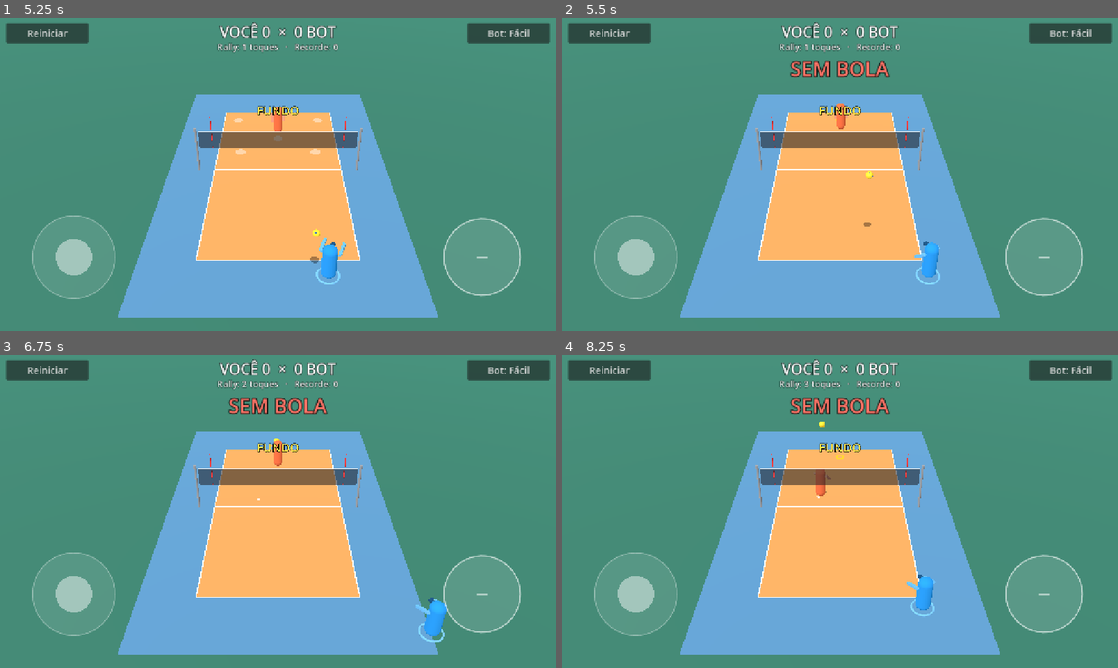
Above: before the commit, frames 1-4 (two rows, left to right).
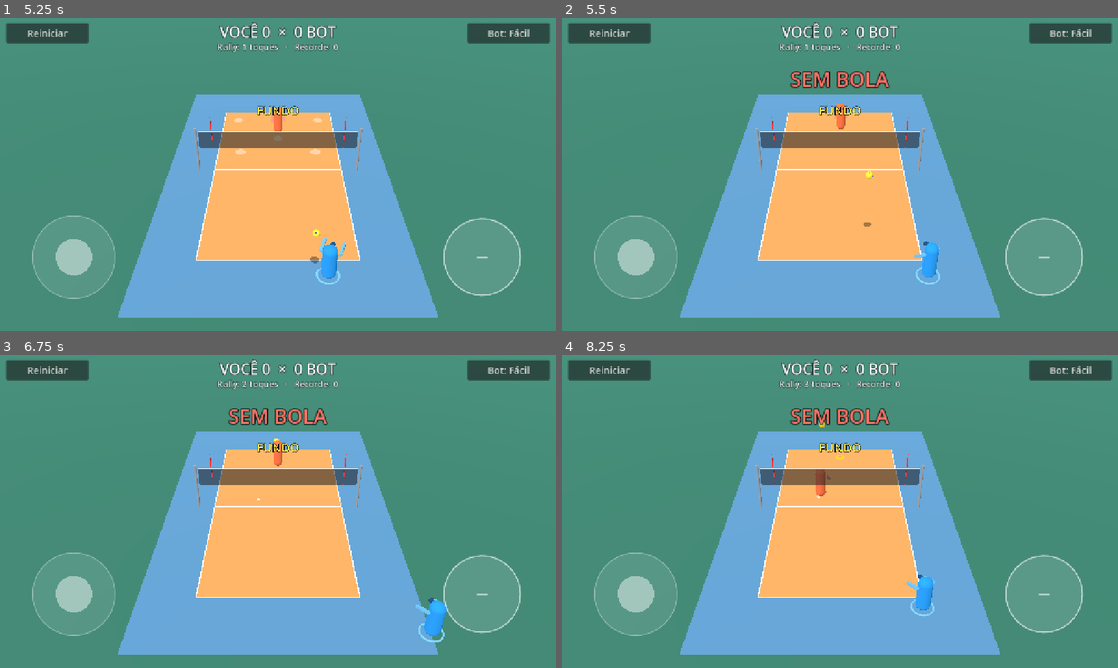
Above: after the commit, the same moments.

Repository: viniciolimadev/v-slash
Game: Godot game, scene res://scenes/main.tscn
Two runs of this game, one before a commit and one after it. Both use one fixed random seed, a clock stepped at 60 frames per second and the inputs below.
Inputs (mouse positions are in pixels of both pictures, inside the frame that each line leads up to):
- Up to frame 1 (5.25 s): click "Reiniciar" at 0.5 s; click "Reiniciar" at 1.25 s; click "Reiniciar" at 2 s; click "Bot: Fácil" at 2.75 s; click "Bot: Médio" at 3.5 s; click "Bot: Difícil" at 4.25 s; tap Enter at 5 s; move the mouse to (400, 158) at 5.02 s; hold D (move_right) from 5.03 s (still down); tap J at 5.1 s; click (400, 158) at 5.17 s
- Up to frame 2 (5.5 s): keep holding D (move_right); tap Space at 5.27 s
- Up to frame 3 (6.75 s): release D (move_right) at 5.75 s; drag from (166, 527) to (250, 574) at 5.77 s; move the mouse to (333, 442) at 6.52 s; hold D (move_right) from 6.53 s (still down); tap J at 6.6 s
- Up to frame 4 (8.25 s): release D (move_right) at 7.25 s; drag from (812, 574) to (673, 464) at 7.27 s; move the mouse to (1006, 558) at 8.02 s; hold A (move_left) from 8.03 s (still down); tap J at 8.1 s

Frame 1 is identical in both runs. In frame 2, 1.1% of the frame differs, in the area x 41-59%, y 13-23%; in frame 3, 1.1%; in frame 4, 1.1%.

Commit message:
Match: sets to 15, best of 3, set/match point on the HUD
MatchRules owns points and sets (15 with a 2-point lead, best of 3,
first serve alternates per set). Game delegates scoring to it, gains a
MATCH_OVER state and set_over/match_over signals, and waits SET_PAUSE
between sets. Game.score is gone; read Game.rules.points.

The default stays endless (set_points = 0), so main.tscn, --autoplay
and the existing tests behave as before; the real match is switched on
by MatchConfig in PR 5.

HUD: sets line, SET POINT / MATCH POINT badge, end-of-set and
end-of-match banner.

Test: _test_match_rules (15-13, 15-14, 16-14, 1-1 -> 3rd set, no badge
between sets, endless) and _test_match_flow (bot-vs-bot Medio match ends,
one set_over per set, first serve alternates, no touch after the end).
Two runs: 7.4 and 12.8 simulated minutes.

Diff:
--- a/scripts/core/game.gd
+++ b/scripts/core/game.gd
@@ -6,8 +6,10 @@
 signal point_scored(team: int, reason: String)
 signal touch_made(player: Player, grade: String, quality: float)
 signal whiffed(player: Player, why: String)
-
-enum State { SERVE_WAIT, PLAY, POINT_PAUSE }
+signal set_over(team: int, set_index: int, final: Vector2i)
+signal match_over(team: int)
+
+enum State { SERVE_WAIT, PLAY, POINT_PAUSE, MATCH_OVER }
 enum Act { NONE, SERVE, RECEIVE, SET_BALL, ATTACK, FREEBALL }
 
 const ACT_LABELS := ["", "SACAR", "RECEBER", "LEVANTAR", "ATACAR", "PASSAR"]
@@ -18,7 +20,7 @@
 var players: Array[Player] = []
 var bots: Array[BotBrain] = []
 var human: Player = null
-var score: Array[int] = [0, 0]
+var rules := MatchRules.new(0)      # infinito por padrão; a partida de verdade troca por regras com sets
 var server_team := 0
 var server: Player = null
 var last_team := -1                 # time que tocou por último
@@ -38,6 +40,8 @@
 ## A bola vai para onde ela está (os ímãs ajudam quando ela está perto de um alvo).
 var human_aim := Vector3.ZERO
 var _pause_t := 0.0
+var _next_server := 0
+var _set_break := false             # a pausa atual é de fim de set
 var _pending: Array[Dictionary] = []
 
 
@@ -55,9 +59,10 @@
 
 
 func reset_match() -> void:
-	score = [0, 0]
+	rules = rules.fresh()
 	best_rally = 0
-	_reset_for_serve(0)
+	_set_break = false
+	_reset_for_serve(rules.first_server(0))
 
 
 func set_bot_level(lvl: int) -> void:
@@ -87,7 +92,10 @@
 	if state == State.POINT_PAUSE:
 		_pause_t -= dt
 		if _pause_t <= 0.0:
-			_reset_for_serve(server_team)
+			if _set_break:
+				_set_break = false
+				rules.start_next_set()
+			_reset_for_serve(_next_server)
 	_update_assists()
 
 
@@ -521,18 +529,28 @@
 	if rally_over or team < 0 or team > 1:
 		return
 	rally_over = true
-	score[team] += 1
 	best_rally = maxi(best_rally, rally_touches)
-	server_team = team
 	state = State.POINT_PAUSE
-	_pause_t = 1.8
+	_pause_t = Tuning.POINT_PAUSE
+	_next_server = team                 # rally point: saca quem fez o ponto
 	plan = null
 	plan_id += 1
 	_pending.clear()
 	human_aiming = false
 	for p in players:
 		p.holding = false
+	var r := rules.add_point(team)
+	if bool(r["match_over"]):
+		state = State.MATCH_OVER        # fim: ninguém saca mais
+	elif bool(r["set_over"]):
+		_set_break = true
+		_pause_t = Tuning.SET_PAUSE
+		_next_server = rules.first_server(rules.set_index + 1)
 	point_scored.emit(team, reason)
+	if bool(r["set_over"]):
+		set_over.emit(team, rules.set_index, rules.history[-1])
+	if bool(r["match_over"]):
+		match_over.emit(team)
 
 
 func _reset_for_serve(team: int) -> void:
--- /dev/null
+++ b/scripts/core/match_rules.gd
@@ -0,0 +1,74 @@
+class_name MatchRules
+extends RefCounted
+## Pontos e sets (rally point). set_points = 0 → rally infinito (demo, testes, tutorial).
+
+var set_points: int
+var sets_to_win: int
+var win_by: int
+var points: Array[int] = [0, 0]      # do set atual
+var sets: Array[int] = [0, 0]
+var set_index := 0                   # 0, 1, 2
+var history: Array[Vector2i] = []    # placar final de cada set (x = time 0)
+var winner := -1                     # time vencedor da partida (-1 = em andamento)
+var set_closed := false              # set acabou e o próximo ainda não começou
+
+
+func _init(p_set_points := Tuning.SET_POINTS, p_sets_to_win := Tuning.SETS_TO_WIN,
+		p_win_by := Tuning.WIN_BY) -> void:
+	set_points = p_set_points
+	sets_to_win = p_sets_to_win
+	win_by = p_win_by
+
+
+## Mesmas regras, placar zerado.
+func fresh() -> MatchRules:
+	return MatchRules.new(set_points, sets_to_win, win_by)
+
+
+func is_endless() -> bool:
+	return set_points <= 0
+
+
+## Registra um ponto. Retorna {"set_over": bool, "match_over": bool}.
+func add_point(team: int) -> Dictionary:
+	var out := {"set_over": false, "match_over": false}
+	if winner >= 0 or set_closed:
+		return out
+	points[team] += 1
+	if is_endless() or not _closes_set(points[team], points[1 - team]):
+		return out
+	sets[team] += 1
+	set_closed = true
+	history.append(Vector2i(points[0], points[1]))
+	out["set_over"] = true
+	if sets[team] >= sets_to_win:
+		winner = team
+		out["match_over"] = true
+	return out
+
+
+## Mais um ponto deste time fecha o set.
+func is_set_point(team: int) -> bool:
+	if is_endless() or set_closed:
+		return false
+	return _closes_set(points[team] + 1, points[1 - team])
+
+
+## Mais um ponto deste time fecha a partida.
+func is_match_point(team: int) -> bool:
+	return is_set_point(team) and sets[team] == sets_to_win - 1
+
+
+## Quem saca primeiro no set idx: alterna (set 1 você, set 2 o adversário, set 3 você).
+func first_server(idx: int) -> int:
+	return idx % 2
+
+
+func start_next_set() -> void:
+	points = [0, 0]
+	set_index += 1
+	set_closed = false
+
+
+func _closes_set(mine: int, theirs: int) -> bool:
+	return mine >= set_points and mine - theirs >= win_by
--- a/scripts/core/tuning.gd
+++ b/scripts/core/tuning.gd
@@ -9,6 +9,13 @@
 const NET_HEIGHT := 2.43
 const NET_HALF_LEN := 4.2          # a rede passa um pouco das antenas
 const LINE_TOLERANCE := 0.05       # bola na linha = dentro
+
+# --- Partida ---
+const SET_POINTS := 15
+const SETS_TO_WIN := 2             # melhor de 3
+const WIN_BY := 2                  # vantagem mínima para fechar o set
+const POINT_PAUSE := 1.8           # s entre um ponto e o próximo saque
+const SET_PAUSE := 3.0             # s de faixa "Fim do set" antes do saque seguinte
 
 # --- Bola ---
 const BALL_RADIUS := 0.16          # maior que a real (0,105) p/ ler na tela do celular
--- a/scripts/main.gd
+++ b/scripts/main.gd
@@ -35,7 +35,8 @@
 	controls.action_label = game.action_label(human)
 	controls.action_hot = game.is_hot(human)
 	controls.queue_redraw()
-	hud.set_board(game.score, game.rally_touches, game.best_rally)
+	hud.set_board(game.rules, game.rally_touches, game.best_rally)
+	_update_badge()
 
 
 func _build_world() -> void:
@@ -105,6 +106,8 @@
 	game.touch_made.connect(_on_touch)
 	game.whiffed.connect(_on_whiff)
 	game.point_scored.connect(_on_point)
+	game.set_over.connect(_on_set_over)
+	game.match_over.connect(_on_match_over)
 
 
 func _setup_input() -> void:
@@ -141,6 +144,7 @@
 
 func _on_reset() -> void:
 	game.reset_match()
+	hud.banner("", Color.WHITE, 0.0)
 
 
 func _on_level() -> void:
@@ -167,3 +171,31 @@
 		hud.message("Ponto seu! " + reason, Color(0.55, 1.0, 0.65))
 	else:
 		hud.message("Ponto do bot. " + reason, Color(1.0, 0.62, 0.52))
+
+
+func _on_set_over(team: int, set_index: int, final: Vector2i) -> void:
+	if game.rules.winner >= 0:
+		return              # último set: a faixa de fim de partida cobre
+	hud.banner("Fim do %dº set — %d × %d" % [set_index + 1, final.x, final.y],
+			_team_color(team), Tuning.SET_PAUSE)
+
+
+func _on_match_over(team: int) -> void:
+	var text := "VOCÊ VENCEU!" if team == human.team else "O BOT VENCEU"
+	hud.banner(text, _team_color(team), 3600.0)
+
+
+func _update_badge() -> void:
+	var rules := game.rules
+	for team in [0, 1]:
+		if rules.is_match_point(team):
+			hud.set_badge("MATCH POINT", _team_color(team))
+			return
+		if rules.is_set_point(team):
+			hud.set_badge("SET POINT", _team_color(team))
+			return
+	hud.set_badge("", Color.WHITE)
+
+
+func _team_color(team: int) -> Color:
+	return (HOME_COLOR if team == 0 else AWAY_COLOR).lightened(0.35)
--- a/scripts/ui/hud.gd
+++ b/scripts/ui/hud.gd
@@ -1,17 +1,20 @@
 class_name Hud
 extends CanvasLayer
-## Placar, contador de rally (meta da Fase 0: 5+ toques), feedback de timing e botões do topo.
+## Placar (pontos e sets), selo de set/match point, rally, feedback de timing e botões do topo.
 
 signal reset_pressed
 signal level_pressed
 
 var _score: Label
 var _rally: Label
+var _badge: Label
+var _banner: Label
 var _popup: Label
 var _message: Label
 var _level_btn: Button
 var _popup_tw: Tween
 var _msg_tw: Tween
+var _banner_tw: Tween
 
 
 func _ready() -> void:
@@ -22,10 +25,13 @@
 	root.set_anchors_and_offsets_preset(Control.PRESET_FULL_RECT)
 	_score = _make_label(root, 34, 8.0, 46.0)
 	_rally = _make_label(root, 20, 52.0, 28.0)
-	_popup = _make_label(root, 46, 84.0, 60.0)
-	_message = _make_label(root, 30, 142.0, 44.0)
+	_badge = _make_label(root, 22, 80.0, 28.0)
+	_popup = _make_label(root, 46, 108.0, 60.0)
+	_message = _make_label(root, 30, 166.0, 44.0)
+	_banner = _make_label(root, 44, 250.0, 70.0)
 	_popup.modulate.a = 0.0
 	_message.modulate.a = 0.0
+	_banner.modulate.a = 0.0
 
 	var reset := _make_button(root, "Reiniciar")
 	reset.position = Vector2(14.0, 12.0)
@@ -40,9 +46,18 @@
 	_level_btn.pressed.connect(func() -> void: level_pressed.emit())
 
 
-func set_board(score: Array[int], rally: int, best: int) -> void:
-	_score.text = "VOCÊ %d  ×  %d BOT" % [score[0], score[1]]
-	_rally.text = "Rally: %d toques   ·   Recorde: %d" % [rally, best]
+func set_board(rules: MatchRules, rally: int, best: int) -> void:
+	_score.text = "VOCÊ %d  ×  %d BOT" % [rules.points[0], rules.points[1]]
+	var line := "Rally: %d toques   ·   Recorde: %d" % [rally, best]
+	if not rules.is_endless():
+		line = "Sets %d – %d   ·   " % [rules.sets[0], rules.sets[1]] + line
+	_rally.text = line
+
+
+## Selo fixo sob o placar ("SET POINT", "MATCH POINT"); texto vazio esconde.
+func set_badge(text: String, color: Color) -> void:
+	_badge.text = text
+	_badge.modulate = color
 
 
 func set_level_name(level_text: String) -> void:
@@ -71,6 +86,17 @@
 	_msg_tw.tween_property(_message, "modulate:a", 0.0, 0.4)
 
 
+## Faixa grande no meio da tela (fim de set, fim de partida).
+func banner(text: String, color: Color, secs: float) -> void:
+	_banner.text = text
+	_banner.modulate = color
+	if _banner_tw != null and _banner_tw.is_valid():
+		_banner_tw.kill()
+	_banner_tw = create_tween()
+	_banner_tw.tween_interval(secs)
+	_banner_tw.tween_property(_banner, "modulate:a", 0.0, 0.4)
+
+
 func _make_label(parent: Control, font_size: int, top: float, height: float) -> Label:
 	var l := Label.new()
 	var ls := LabelSettings.new()
--- a/tests/run_tests.gd
+++ b/tests/run_tests.gd
@@ -32,6 +32,10 @@
 	_test_aim_assist()
 	print("== plano de contato ==")
 	_test_contact_plan()
+	print("== regras da partida (sets) ==")
+	_test_match_rules()
+	print("== partida completa bot x bot ==")
+	_test_match_flow()
 	print("falhas: %d" % fails)
 	quit(1 if fails > 0 else 0)
 
@@ -149,7 +153,7 @@
 			long5 += 1
 	var count := maxi(rallies.size(), 1)
 	print("  pontos=%d  placar=%d x %d  média de toques=%.1f  rallies 5+=%.0f%%  maior tempo sem evento=%.1f s" % [
-			rallies.size(), game.score[0], game.score[1], float(total) / count,
+			rallies.size(), game.rules.points[0], game.rules.points[1], float(total) / count,
 			100.0 * long5 / count, float(stats["gap"])])
 	_check(rallies.size() > 40, "partida anda (pontos saem)")
 	_check(float(stats["gap"]) < 8.0, "nunca trava (sempre há toque ou ponto em < 8 s)")
@@ -209,7 +213,7 @@
 	var touches := int(stats["touches"])
 	print("  toques=%d  perfeitos=%d  erros=%d  pontos=%d  placar=%d x %d" % [
 			touches, int(stats["perfect"]), int(stats["whiffs"]), int(stats["points"]),
-			game.score[0], game.score[1]])
+			game.rules.points[0], game.rules.points[1]])
 	_check(touches > 50, "humano consegue tocar na bola")
 	_check(int(stats["perfect"]) >= touches * 0.8, "soltar no anel fechado = PERFEITO")
 	_check(int(stats["points"]) > 10, "pontos saem com o humano jogando")
@@ -369,6 +373,82 @@
 	_free_main(main)
 
 
+## Joga pontos seguidos de um time.
+func _points(r: MatchRules, team: int, n: int) -> Dictionary:
+	var last := {}
+	for _i in n:
+		last = r.add_point(team)
+	return last
+
+
+func _test_match_rules() -> void:
+	var r := MatchRules.new(15, 2, 2)
+	_points(r, 1, 13)
+	var res := _points(r, 0, 15)
+	_check(bool(res["set_over"]) and r.sets[0] == 1 and r.history[0] == Vector2i(15, 13), "15–13 fecha o set")
+	r = MatchRules.new(15, 2, 2)
+	_points(r, 0, 14)
+	_points(r, 1, 13)
+	_check(r.is_set_point(0) and not r.is_set_point(1), "14–13: set point de quem está na frente")
+	_check(not r.is_match_point(0), "set point no 1º set não é match point")
+	_points(r, 1, 1)
+	_check(not r.is_set_point(0) and not r.is_set_point(1), "14–14: ninguém tem set point")
+	res = _points(r, 0, 1)
+	_check(not bool(res["set_over"]), "15–14 não fecha o set")
+	res = _points(r, 0, 1)
+	_check(bool(res["set_over"]) and r.history[0] == Vector2i(16, 14), "16–14 fecha o set")
+	_check(not r.is_set_point(0) and not r.is_match_point(0), "entre um set e outro não há selo de set/match point")
+	r.start_next_set()
+	_check(r.points == [0, 0] and r.set_index == 1, "set seguinte começa zerado")
+	_points(r, 0, 14)
+	_check(r.is_match_point(0), "1 set a 0 e 14–0: match point")
+	_points(r, 1, 16)
+	_check(r.sets == [1, 1] and r.winner == -1, "1–1 vai para o 3º set")
+	r.start_next_set()
+	res = _points(r, 1, 15)
+	_check(bool(res["match_over"]) and r.winner == 1, "2 sets fecham a partida")
+	res = r.add_point(0)
+	_check(not bool(res["set_over"]) and r.points[0] == 0, "depois do fim, ponto não conta")
+	_check([r.first_server(0), r.first_server(1), r.first_server(2)] == [0, 1, 0],
+			"1º saque alterna por set: você, adversário, você")
+	var endless := MatchRules.new(0)
+	res = _points(endless, 0, 100)
+	_check(not bool(res["set_over"]) and not endless.is_set_point(0) and endless.points[0] == 100,
+			"modo infinito nunca fecha set")
+
+
+func _test_match_flow() -> void:
+	var main := _make_main(true)
+	var game: Game = main.get("game")
+	game.set_bot_level(1)
+	game.rules = MatchRules.new()
+	game.reset_match()
+	var seen := {"sets": 0, "matches": 0, "touch_after": 0, "server_ok": true, "check_server": false}
+	game.set_over.connect(func(_t: int, _i: int, _f: Vector2i) -> void:
+		seen["sets"] += 1
+		seen["check_server"] = true)
+	game.match_over.connect(func(_t: int) -> void: seen["matches"] += 1)
+	var t0 := game.time
+	while game.state != Game.State.MATCH_OVER and game.time - t0 < 3600.0:
+		game.tick(DT)
+		# 1º saque de cada set novo: alterna
+		if seen["check_server"] and game.state == Game.State.SERVE_WAIT:
+			seen["check_server"] = false
+			if game.server_team != game.rules.first_server(game.rules.set_index):
+				seen["server_ok"] = false
+	var minutes := (game.time - t0) / 60.0
+	print("  sets=%s  placares=%s  duração=%.1f min" % [game.rules.sets, game.rules.history, minutes])
+	_check(game.state == Game.State.MATCH_OVER and int(seen["matches"]) == 1, "partida bot x bot termina")
+	_check(int(seen["sets"]) == game.rules.history.size() and int(seen["sets"]) >= 2, "um set_over por set (%d)" % seen["sets"])
+	_check(bool(seen["server_ok"]), "1º saque de cada set segue a alternância")
+	game.touch_made.connect(func(_p: Player, _g: String, _q: float) -> void: seen["touch_after"] += 1)
+	for _i in int(10.0 / DT):
+		game.tick(DT)
+	_check(int(seen["touch_after"]) == 0 and game.state == Game.State.MATCH_OVER,
+			"depois do fim ninguém saca nem toca")
+	_free_main(main)
+
+
 func _make_main(autoplay: bool) -> Node:
 	var main: Node = load("res://scenes/main.tscn").instantiate()
 	main.set("autoplay", autoplay)
Not shown, added: scripts/core/match_rules.gd.uid
Not shown, changed: README.md
Not shown, changed: docs/SDD-fase-1.md
